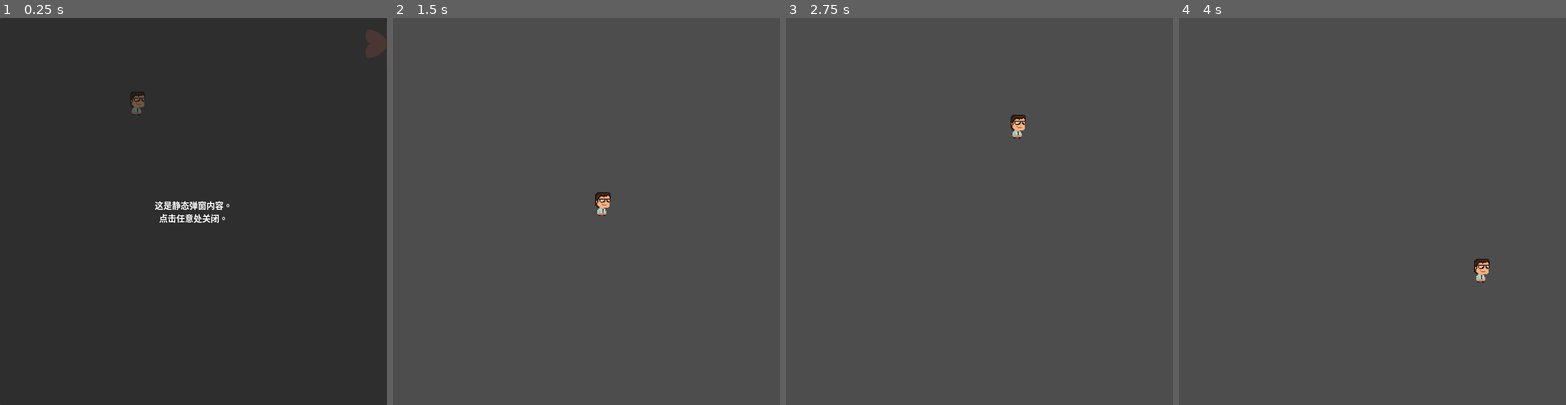
Above: before the commit, frames 1-4 (left to right).
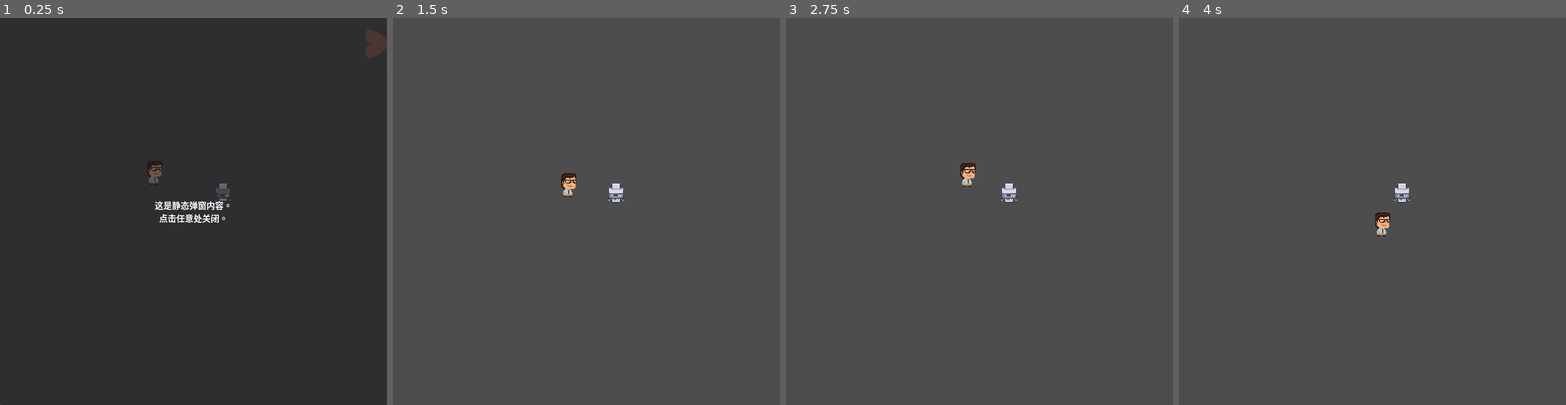
Above: after the commit, the same moments.

Repository: Medill-East/2025_gamejam_gmtk
Game: Godot game, scene res://loop/loop-main.tscn
Same seed, same stepped clock (60 frames per second), same inputs: the game is played once before the commit and once after it.
Inputs (mouse positions are in pixels of both pictures, inside the frame that each line leads up to):
- Up to frame 1 (0.25 s): no input
- Up to frame 2 (1.5 s): tap Enter at 0.5 s; move the mouse to (671, 192) at 0.52 s; hold Right (move_right) 0.53-1.28 s; hold Space (Interact, bound only after the commit) 0.53-1.28 s; click (671, 192) at 0.67 s; move the mouse to (509, 230) at 1.27 s; hold Down (move_down) from 1.28 s (still down); tap Space (Interact, bound only after the commit) at 1.35 s
- Up to frame 3 (2.75 s): move the mouse to (1018, 126) at 2.02 s; release Down (move_down) at 2.03 s; hold Right (move_right) from 2.03 s (still down); hold Space (Interact, bound only after the commit) from 2.03 s (still down)
- Up to frame 4 (4 s): move the mouse to (1353, 288) at 2.77 s; release Right (move_right) at 2.78 s; release Space (Interact, bound only after the commit) at 2.78 s; hold Up (move_up) 2.78-3.53 s; tap Space (Interact, bound only after the commit) at 2.85 s; click (1353, 288) at 2.92 s; move the mouse to (1488, 269) at 3.52 s; hold Left (move_left) from 3.53 s (still down); hold Space (Interact, bound only after the commit) from 3.53 s (still down)

The runs differ from the first frame. In frame 1, 0.4% of the frame differs, in the area x 33-60%, y 19-48%; in frame 2, 0.5%; in frame 3, 0.5%, in the area x 45-62%, y 25-48%; in frame 4, 0.5%.

Commit message:
add interaction
2025-0802-0044

Diff:
--- /dev/null
+++ b/20250706-dodge2d/loop/item.gd
@@ -0,0 +1,71 @@
+extends Node2D
+class_name Interactable   # 便于自动补全
+
+@export var hold_threshold := 0.8      # 长按秒数
+@export var highlight_mode := 0        # 0=shader, 1=sprite
+@export var interact_text  := "长按 E 交互"  # 可用于 UI 提示
+
+var _player_in_range: bool = false
+var _hold_time: float = 0.0
+var _orig_material: Material
+
+@export var _sprite        = Sprite2D
+@export var _highlight_spr = Sprite2D
+@export var _area          = Area2D
+
+func _ready() -> void:
+	_area.body_entered.connect(_on_body_entered)
+	_area.body_exited.connect(_on_body_exited)
+	_highlight_spr.visible = false
+	#_orig_material = _sprite.material_override
+
+func _process(delta: float) -> void:
+	if not _player_in_range:
+		return
+
+	if Input.is_action_pressed("Interact"):
+		_hold_time += delta
+		if _hold_time >= hold_threshold:
+			_do_interact()
+			_hold_time = 0.0           # 重置，防止连触发
+	else:
+		_hold_time = 0.0               # 松开就归零，可在 UI 上显示进度
+
+func _on_body_entered(body: Node) -> void:
+	if body.is_in_group("player"):          # 根据你的玩家节点名调整
+		_player_in_range = true
+		_enable_highlight(true)
+		# TODO: 在屏幕或 UI 中显示交互提示，例如调用 HUD.show_hint(interact_text)
+		# 安全检查：若玩家脚本没实现该方法也不会崩
+		if body.has_method("enter_interactable"):
+			body.enter_interactable(self)
+
+
+func _on_body_exited(body: Node) -> void:
+	if body.is_in_group("player"):
+		_player_in_range = false
+		_hold_time = 0.0
+		_enable_highlight(false)
+		# TODO: HUD.hide_hint()
+		if body.has_method("exit_interactable"):
+			body.exit_interactable(self)
+
+func _enable_highlight(state: bool) -> void:
+	match highlight_mode:
+		#0:  # shader
+			#_sprite.material_override = preload("res://Highlight.tres") if state else _orig_material
+		1:  # extra sprite
+			_highlight_spr.visible = state
+
+func _do_interact() -> void:
+	# 这里写真正的互动逻辑，比如开门、拾取物品、弹对话框……
+	print("Item %s interacted!" % name)
+	# 例如：queue_free()  # 播完动画后销毁
+
+#
+#func _on_detect_body_entered(body: Node2D) -> void:
+	#pass # Replace with function body.
+#
+#
+#func _on_detect_body_exited(body: Node2D) -> void:
+	#pass # Replace with function body.
--- /dev/null
+++ b/20250706-dodge2d/loop/item.tscn
@@ -0,0 +1,36 @@
+[gd_scene load_steps=5 format=3 uid="uid://b7h1bb5pvtdo0"]
+
+[ext_resource type="Script" uid="uid://dcnxk40eggpna" path="res://loop/item.gd" id="1_bxm1y"]
+[ext_resource type="Texture2D" uid="uid://dtcpvpgdqsq2y" path="res://art/Loop/4_Modern_Office_singles/32x32/Modern_Office_Singles_32x32_148.png" id="2_jyv86"]
+[ext_resource type="Texture2D" uid="uid://5kruttxw7d43" path="res://art/Loop/4_Modern_Office_singles/32x32/Modern_Office_Singles_32x32_152.png" id="3_jyv86"]
+
+[sub_resource type="CircleShape2D" id="CircleShape2D_v44np"]
+
+[node name="Item" type="Node2D" node_paths=PackedStringArray("_sprite", "_highlight_spr", "_area")]
+script = ExtResource("1_bxm1y")
+hold_threshold = 3.0
+highlight_mode = 1
+interact_text = "Press \"Space\" to Interact"
+_sprite = NodePath("Sprite2D")
+_highlight_spr = NodePath("High")
+_area = NodePath("Detect")
+
+[node name="Sprite2D" type="Sprite2D" parent="."]
+texture = ExtResource("2_jyv86")
+offset = Vector2(16, 0)
+
+[node name="High" type="Sprite2D" parent="."]
+visible = false
+texture = ExtResource("3_jyv86")
+offset = Vector2(16, 0)
+
+[node name="Detect" type="Area2D" parent="."]
+collision_layer = 4
+collision_mask = 2
+
+[node name="CollisionShape2D" type="CollisionShape2D" parent="Detect"]
+scale = Vector2(6.5, 6.5)
+shape = SubResource("CircleShape2D_v44np")
+
+[connection signal="body_entered" from="Detect" to="." method="_on_detect_body_entered"]
+[connection signal="body_exited" from="Detect" to="." method="_on_detect_body_exited"]
--- /dev/null
+++ b/20250706-dodge2d/loop/loop-hud.tscn
@@ -0,0 +1,12 @@
+[gd_scene load_steps=2 format=3 uid="uid://ce5towxcryfg4"]
+
+[ext_resource type="Script" uid="uid://bd7hjplhse4ec" path="res://loop/loop_hud.gd" id="1_kvh28"]
+
+[node name="Loop-hud" type="CanvasLayer" node_paths=PackedStringArray("_bar")]
+script = ExtResource("1_kvh28")
+_bar = NodePath("HoldBar")
+
+[node name="HoldBar" type="TextureProgressBar" parent="."]
+offset_right = 40.0
+offset_bottom = 40.0
+tint_progress = Color(1, 0.296238, 0.359342, 1)
--- a/20250706-dodge2d/loop/loop-main.tscn
+++ b/20250706-dodge2d/loop/loop-main.tscn
@@ -1,12 +1,17 @@
-[gd_scene load_steps=3 format=3 uid="uid://cil6jk16q1g5b"]
+[gd_scene load_steps=5 format=3 uid="uid://cil6jk16q1g5b"]
 
 [ext_resource type="PackedScene" uid="uid://xcpshaqmq2ds" path="res://loop/loop-player.tscn" id="1_cod0h"]
 [ext_resource type="Script" uid="uid://bydjkewxk6l0w" path="res://loop/loop_main.gd" id="1_ovgfa"]
+[ext_resource type="PackedScene" uid="uid://ce5towxcryfg4" path="res://loop/loop-hud.tscn" id="3_bctr8"]
+[ext_resource type="PackedScene" uid="uid://b7h1bb5pvtdo0" path="res://loop/item.tscn" id="4_2ulkd"]
 
 [node name="Loop-main" type="Node2D"]
 script = ExtResource("1_ovgfa")
 
+[node name="Loop-hud" parent="." instance=ExtResource("3_bctr8")]
+
+[node name="Item" parent="." instance=ExtResource("4_2ulkd")]
+position = Vector2(416, 320)
+
 [node name="Loop-player" parent="." instance=ExtResource("1_cod0h")]
-position = Vector2(256, 159)
-follow_speed = 100.0
-max_speed = 500.0
+position = Vector2(288, 288)
--- a/20250706-dodge2d/loop/loop-player.tscn
+++ b/20250706-dodge2d/loop/loop-player.tscn
@@ -1,13 +1,27 @@
-[gd_scene load_steps=3 format=3 uid="uid://xcpshaqmq2ds"]
+[gd_scene load_steps=4 format=3 uid="uid://xcpshaqmq2ds"]
 
 [ext_resource type="Script" uid="uid://cf7kpjp0ue5vh" path="res://loop/loop_player.gd" id="1_6s5li"]
 [ext_resource type="Texture2D" uid="uid://b8qch1ul23043" path="res://art/Loop/Characters.png" id="2_nj3oj"]
 
-[node name="Loop-player" type="Node2D"]
+[sub_resource type="CircleShape2D" id="CircleShape2D_nj3oj"]
+
+[node name="Loop-player" type="CharacterBody2D" groups=["player"]]
+collision_layer = 2
+collision_mask = 4
 script = ExtResource("1_6s5li")
+follow_speed = 10.0
+max_speed = 100.0
 
 [node name="Sprite2D" type="Sprite2D" parent="."]
 scale = Vector2(0.382905, 0.382905)
 texture = ExtResource("2_nj3oj")
 region_enabled = true
 region_rect = Rect2(659, 320, 75, 115)
+
+[node name="InteractSense" type="Area2D" parent="."]
+collision_layer = 2
+collision_mask = 4
+
+[node name="CollisionShape2D" type="CollisionShape2D" parent="."]
+scale = Vector2(3, 3)
+shape = SubResource("CircleShape2D_nj3oj")
--- /dev/null
+++ b/20250706-dodge2d/loop/loop_hud.gd
@@ -0,0 +1,10 @@
+extends CanvasLayer
+class_name HUD
+
+@export var _bar: TextureProgressBar
+
+# 暴露给外部：更新可见性 & 进度
+func update_hold_progress(ratio: float, visible: bool) -> void:
+	_bar.visible = visible
+	if visible:
+		_bar.value = clamp(ratio * 100.0, 0.0, 100.0)
--- a/20250706-dodge2d/loop/loop_player.gd
+++ b/20250706-dodge2d/loop/loop_player.gd
@@ -4,6 +4,10 @@
 
 @export var follow_speed := 8.0        # 越大越“紧”，越小越“粘滞”
 @export var max_speed    := 1000.0     # 可选：限制瞬时速度，0 表示不限制
+
+@onready var _hud: HUD = get_tree().get_current_scene().get_node("Loop-hud") as HUD
+
+var current_item: Interactable = null   # 当前可交互物（可选）
 
 func _process(delta: float) -> void:
 	var target := get_global_mouse_position()
@@ -18,3 +22,15 @@
 		step = step.normalized() * max_speed * delta
 
 	global_position += step
+
+
+func enter_interactable(item: Interactable) -> void:
+	current_item = item
+	# 这里也可以通知 HUD：show hold bar
+	print("进入交互范围：", item.name)
+
+func exit_interactable(item: Interactable) -> void:
+	if current_item == item:
+		current_item = null
+		# 也可以通知 HUD：hide
+		print("离开交互范围：", item.name)
--- a/20250706-dodge2d/project.godot
+++ b/20250706-dodge2d/project.godot
@@ -57,3 +57,14 @@
 , Object(InputEventJoypadButton,"resource_local_to_scene":false,"resource_name":"","device":-1,"button_index":6,"pressure":0.0,"pressed":true,"script":null)
 ]
 }
+Interact={
+"deadzone": 0.2,
+"events": [Object(InputEventKey,"resource_local_to_scene":false,"resource_name":"","device":-1,"window_id":0,"alt_pressed":false,"shift_pressed":false,"ctrl_pressed":false,"meta_pressed":false,"pressed":false,"keycode":0,"physical_keycode":32,"key_label":0,"unicode":32,"location":0,"echo":false,"script":null)
+]
+}
+
+[layer_names]
+
+2d_physics/layer_1="Ground"
+2d_physics/layer_2="Player"
+2d_physics/layer_3="Interactable"
Not shown, added: 20250706-dodge2d/loop/item.gd.uid
Not shown: 1 places in 20250706-dodge2d/loop/loop-main-real.tscn that only renumber resources
Not shown, added: 20250706-dodge2d/loop/loop_hud.gd.uid
